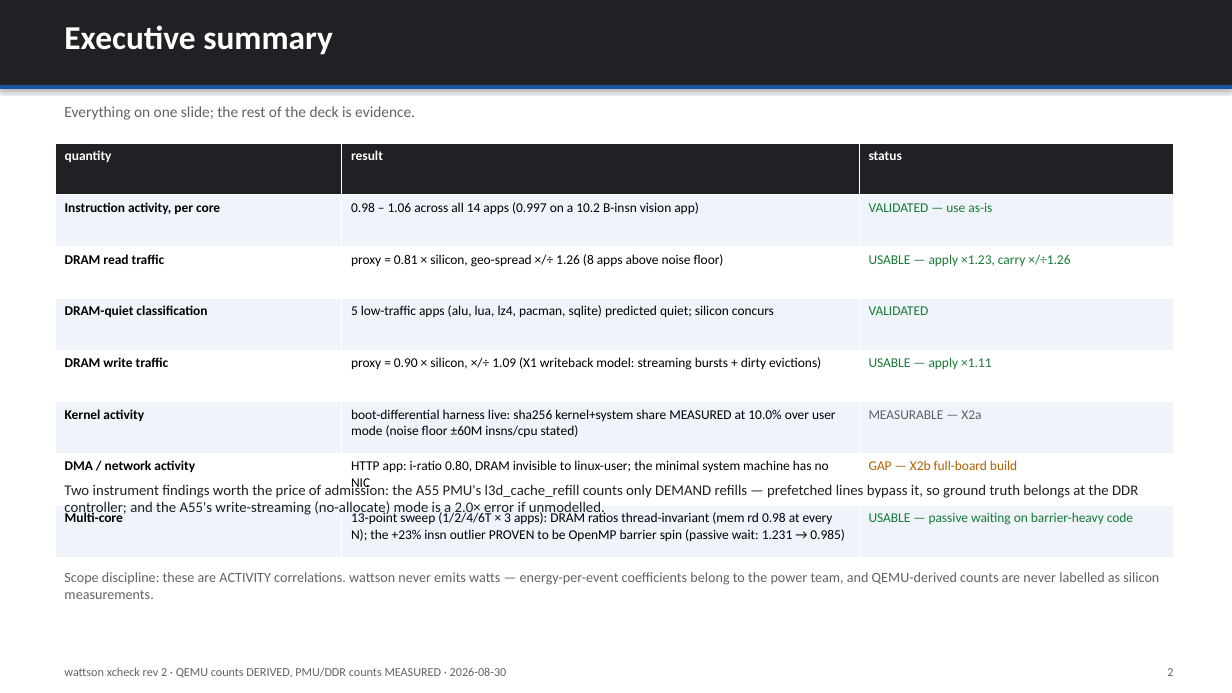
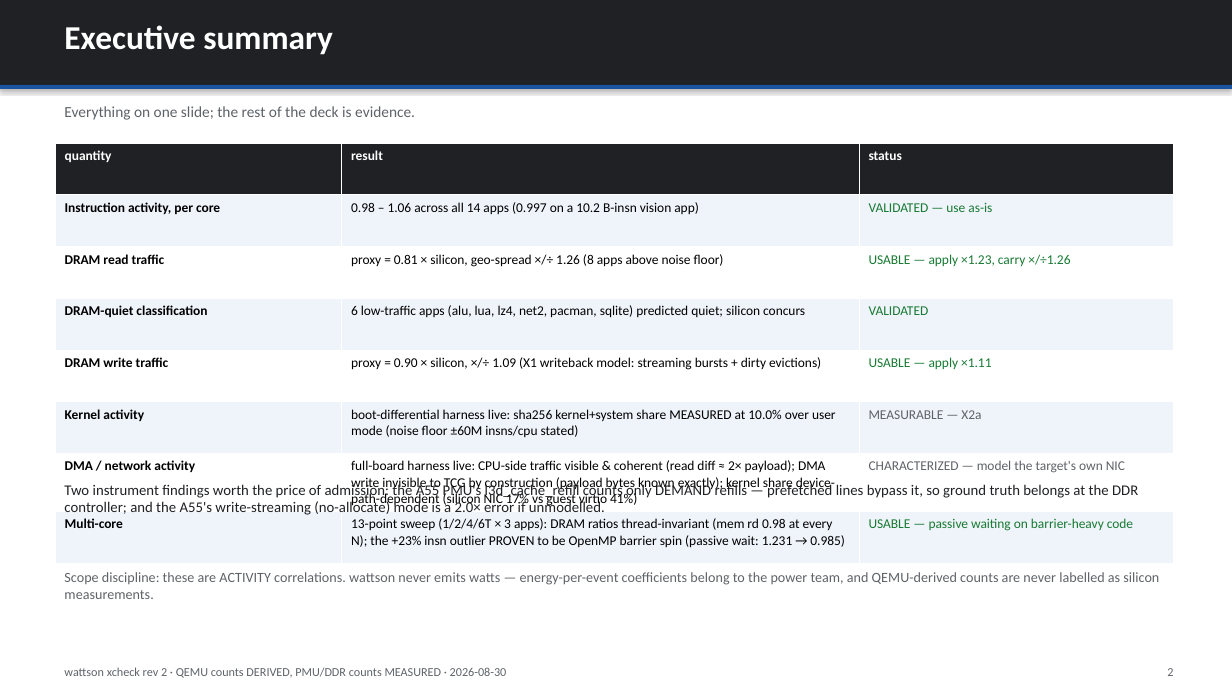
Before and after one commit to kylefoxaustin/wattson, a slide deck: slide 2 of xcheck/xcheck-correlation.pptx. Drawn at 1232x693 pixels with LibreOffice and Linux fonts; fonts in the diff are those of the drawing. Boxes give left, top, right and bottom in pixels: in the first picture for what was removed or moved away, otherwise in the second. Text is boxed around its words. In the diff, an @@ line names an element or a change of style, - is before the commit and + after.

```diff
--- a/xcheck/xcheck-correlation.pptx
+++ b/xcheck/xcheck-correlation.pptx
@@ table at <box>55,143,1174,557</box> @@
-row 4, column 2: 5 low-traffic apps (alu, lua, lz4, pacman, sqlite) predicted quiet; silicon concurs
+row 4, column 2: 6 low-traffic apps (alu, lua, lz4, net2, pacman, sqlite) predicted quiet; silicon concurs
-row 7, column 2: HTTP app: i-ratio 0.80, DRAM invisible to linux-user; the minimal system machine has no NIC
+row 7, column 2: full-board harness live: CPU-side traffic visible & coherent (read diff ≈ 2× payload); DMA write invisible to TCG by construction (payload bytes known exactly); kernel share device-path-dependent (silicon NIC 17% vs guest virtio 41%)
-row 7, column 3: GAP — X2b full-board build
+row 7, column 3: CHARACTERIZED — model the target's own NIC
```
Also in this commit, not shown: 1 other slide changed, 9 other files.
